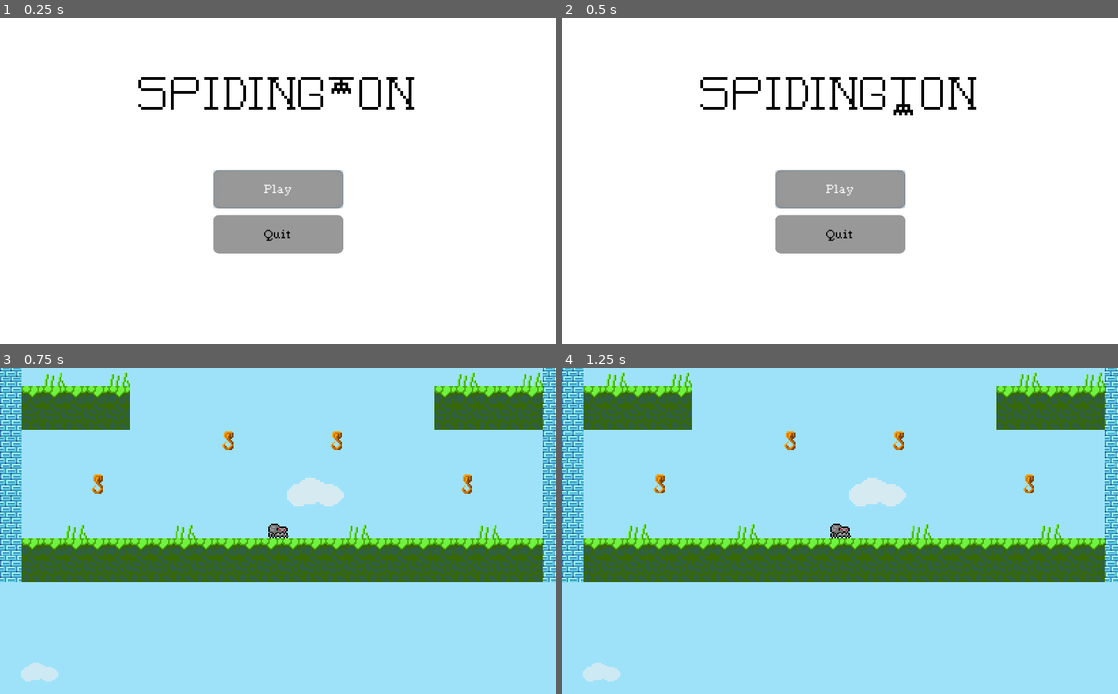
Above: before the commit, frames 1-4 (two rows, left to right).
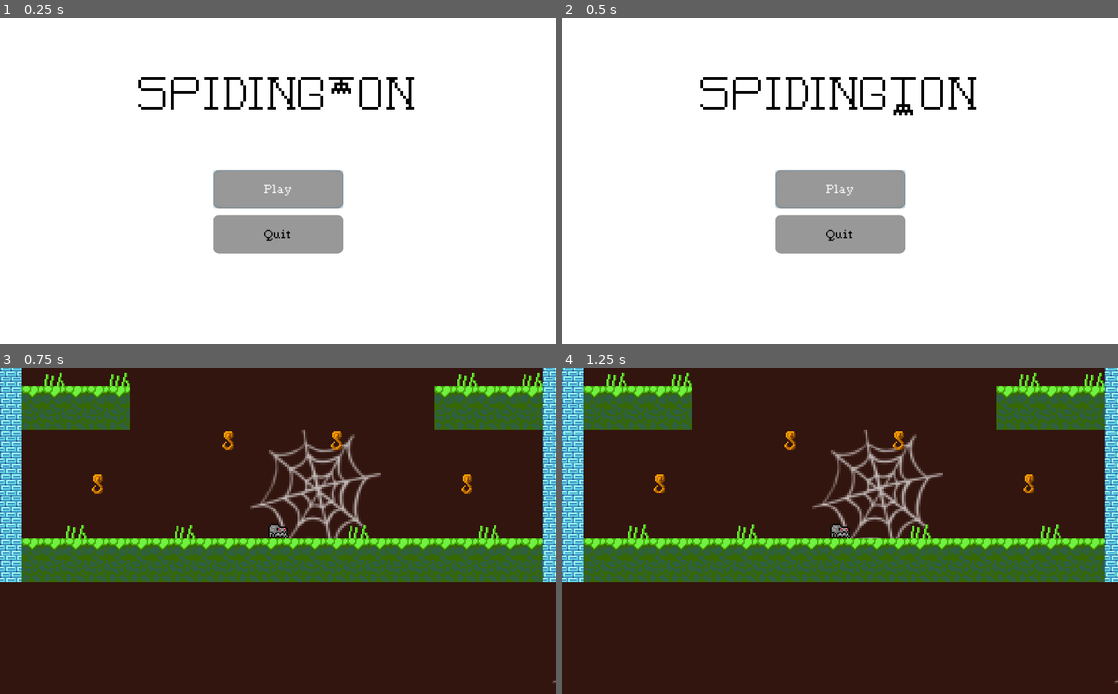
Above: after the commit, the same moments.

Repository: Tusentio/Spidington
Game: Godot game, scene res://Scenes/Menu/Menu.tscn
Two runs of this game, one before a commit and one after it. Both use one fixed random seed, a clock stepped at 60 frames per second and the inputs below.
Inputs:
- Up to frame 1 (0.25 s): no input
- Up to frame 2 (0.5 s): no input
- Up to frame 3 (0.75 s): click "Play" at 0.5 s
- Up to frame 4 (1.25 s): no input

Frames 1-2 are identical in both runs. In frame 3, 77% of the frame differs, in the area x 0-100%, y 0-100%; in frame 4, 77%.

Commit message:
Add spider web background

Diff:
--- a/Scenes/Game/Game.tscn
+++ b/Scenes/Game/Game.tscn
@@ -4,7 +4,7 @@
 [ext_resource path="res://Scenes/Game/Game.gd" type="Script" id=2]
 [ext_resource path="res://Scenes/Player/Player.tscn" type="PackedScene" id=3]
 [ext_resource path="res://Tilesets/Hooks/HookMap.png" type="Texture" id=4]
-[ext_resource path="res://Scenes/Game/Cloud.png" type="Texture" id=5]
+[ext_resource path="res://Scenes/Game/web.png" type="Texture" id=5]
 [ext_resource path="res://Scenes/EndingArea/EndingArea.tscn" type="PackedScene" id=6]
 [ext_resource path="res://Sounds/Music.ogg" type="AudioStream" id=7]
 
@@ -64,7 +64,7 @@
 
 [node name="CloudLayer" type="ParallaxLayer" parent="Background"]
 motion_scale = Vector2( 0.5, 0.5 )
-motion_mirroring = Vector2( 410, 240 )
+motion_mirroring = Vector2( 500, 300 )
 
 [node name="CloudBig" type="Sprite" parent="Background/CloudLayer"]
 self_modulate = Color( 1, 1, 1, 0.705882 )
--- a/project.godot
+++ b/project.godot
@@ -88,5 +88,5 @@
 [rendering]
 
 threads/thread_model=2
-environment/default_clear_color=Color( 0.623529, 0.890196, 0.984314, 1 )
+environment/default_clear_color=Color( 0.2, 0.0862745, 0.0627451, 1 )
 environment/default_environment="res://default_env.tres"
Binary file added: Scenes/Game/web.png
Not shown, added: Scenes/Game/web.png.import
